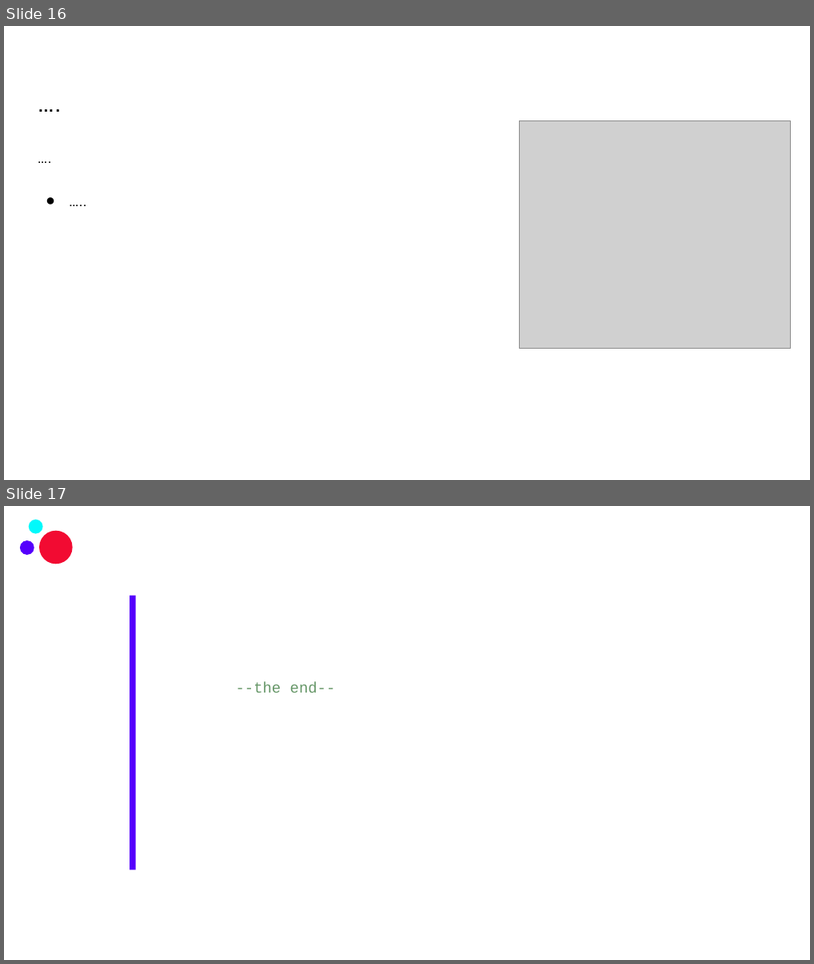
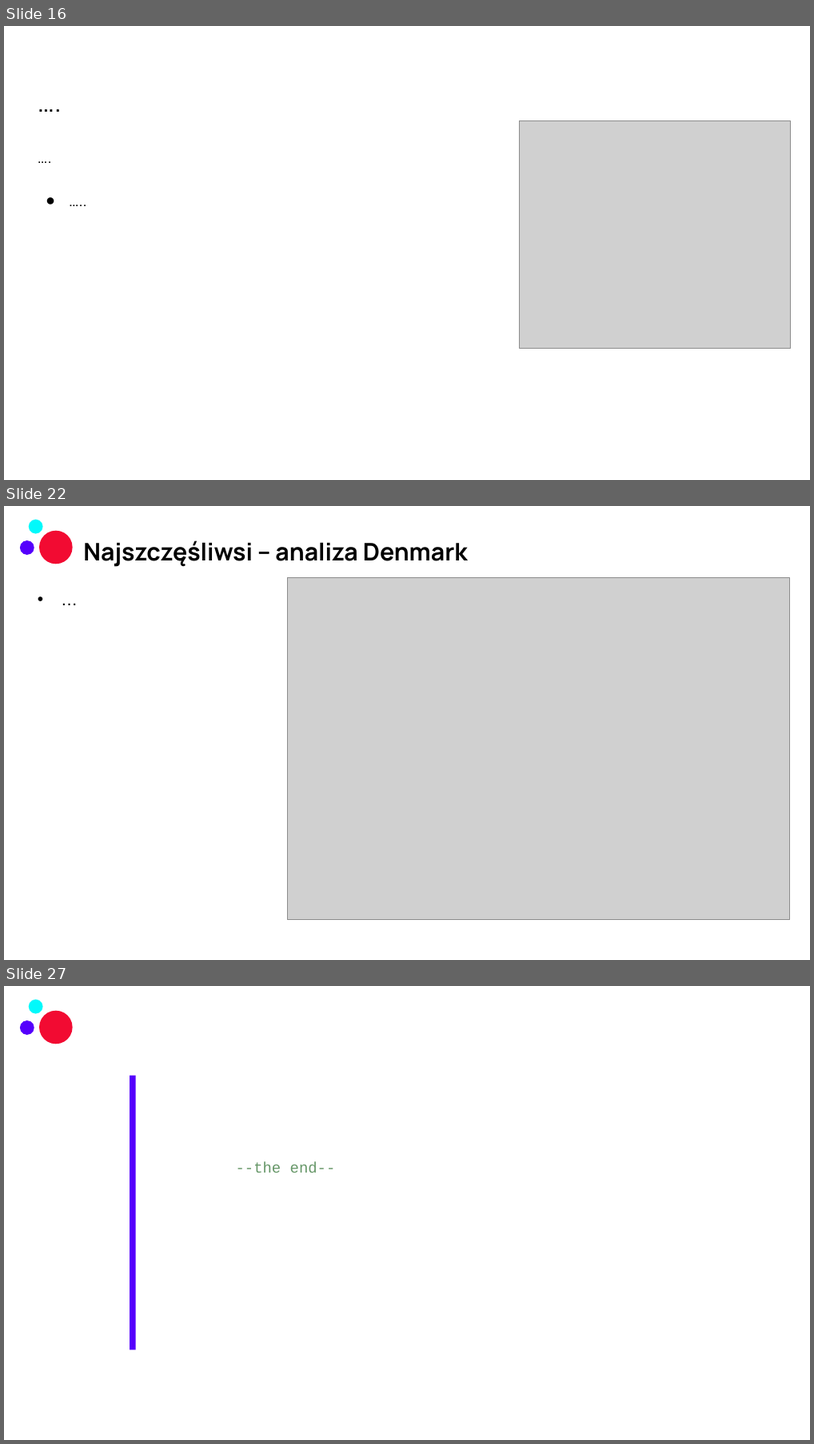
Before and after one commit to infoshareacademy/jdszr14-Tylda, a slide deck: robocza_prezentacja/Project.1.Happiness.by.Tylda_ROBOCZA_ver1.pptx. Shown one above the other, each under a label of ours: slides 16 and 17 before the commit, slides 16, 22 and 27 after it; the slides between them are not shown. The pictures are 814x964 and 814x1444 pixels, drawn with LibreOffice and Linux fonts; fonts in the diff are those of the drawing; grey boxes stand for pictures; background and template pictures are left out. Boxes give left, top, right and bottom in pixels: in the first picture for what was removed or moved away, otherwise in the second. Text is boxed around its words. In the diff, an @@ line names an element or a change of style, - is before the commit and + after.

```diff
--- a/robocza_prezentacja/Project.1.Happiness.by.Tylda_ROBOCZA_ver1.pptx
+++ b/robocza_prezentacja/Project.1.Happiness.by.Tylda_ROBOCZA_ver1.pptx
@@ slide 22 added at (x1=4, y1=506, x2=810, y2=960), background picture (left out); not listed: 3 template elements that a slide beside it also shows @@
@@ title added at (x1=83, y1=540, x2=468, y2=567), 28.8 pt, text #000000, bold @@
+Najszczęśliwsi – analiza Denmark
@@ picture added at (x1=288, y1=577, x2=790, y2=920) @@
@@ text added at (x1=25, y1=588, x2=309, y2=888), 20 pt, text #000000 @@
+• …
@@ what was slide 17 is now slide 27 @@
```
Also in this commit, not shown: 1 slide changed, 9 other slides added.
